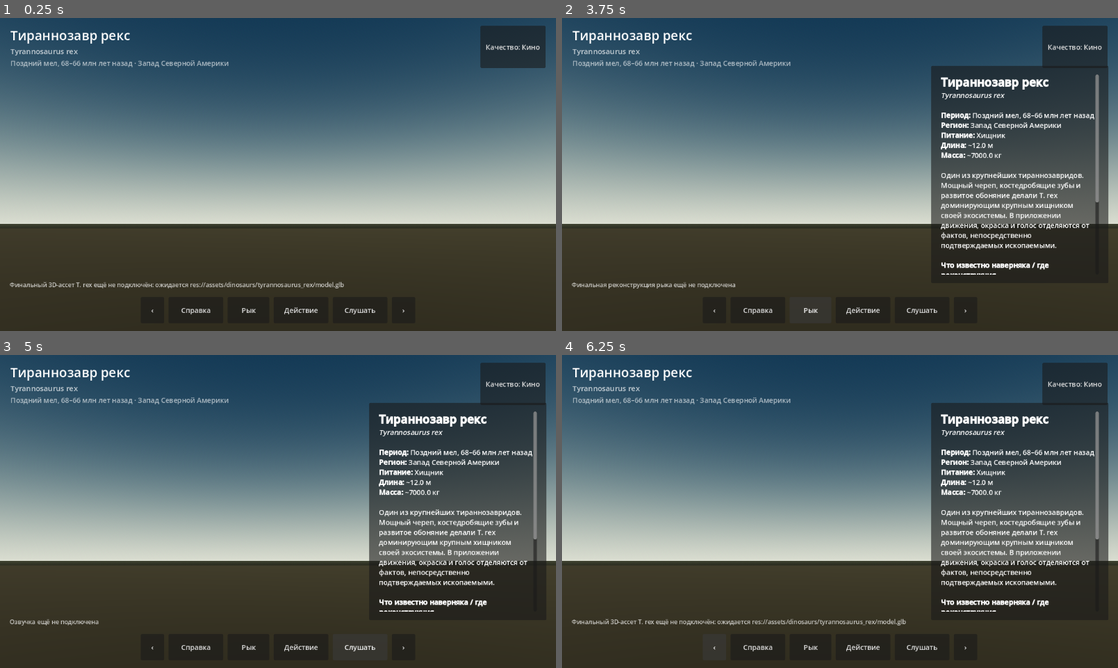
Above: before the commit, frames 1-4 (two rows, left to right).
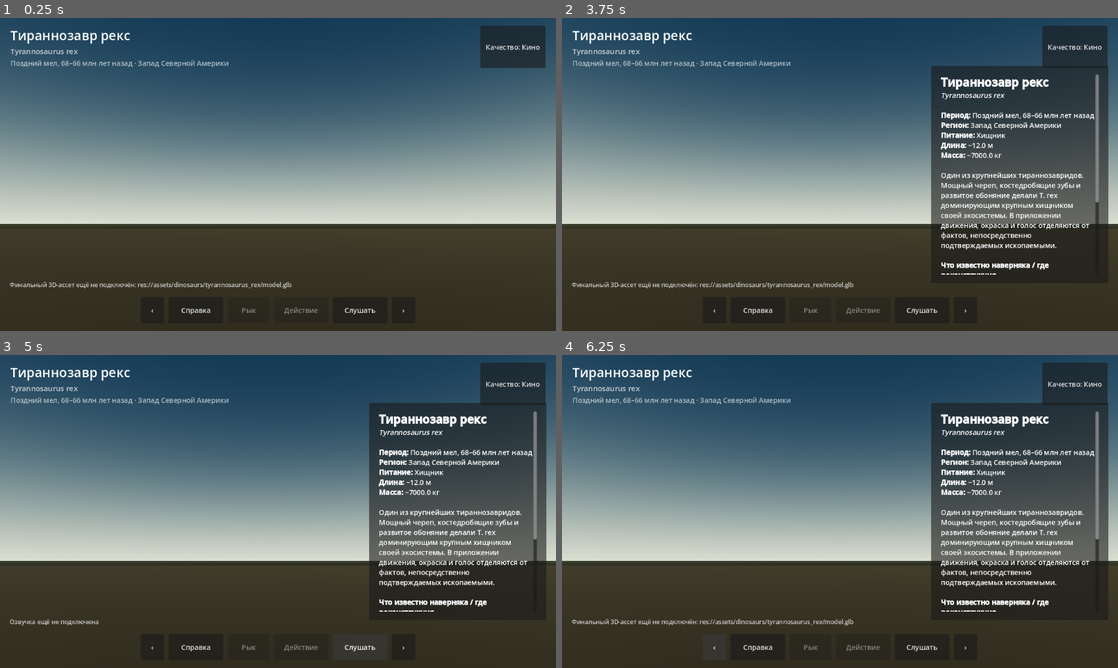
Above: after the commit, the same moments.

Repository: artemkz147-ship-it/RAZNOE147
Game: Godot game, scene res://scenes/main.tscn
Two runs of this game, one before a commit and one after it. Both use one fixed random seed, a clock stepped at 60 frames per second and the inputs below.
Inputs (mouse positions are in pixels of both pictures, inside the frame that each line leads up to):
- Up to frame 1 (0.25 s): no input
- Up to frame 2 (3.75 s): click "Качество: Кино" at 0.5 s; click "Качество: Производительность" at 1.25 s; click "Качество: Высокое" at 2 s; click "Справка" at 2.75 s; click (812, 309) at 3.5 s, where only the run before the commit has a clickable "Рык"
- Up to frame 3 (5 s): click "Слушать" at 4.25 s
- Up to frame 4 (6.25 s): click (862, 646) at 5 s, where only the run before the commit has a clickable "Действие"; click "‹" at 5.75 s

The runs differ from the first frame. In frame 1, 0.5% of the frame differs, in the area x 13-62%, y 84-95%; in frame 2, 0.5%; in frame 3, less than 0.1%; in frame 4, 0.5%.

Commit message:
dino: scale creatures to scientific length and gate unsupported actions

Diff:
--- a/scripts/main.gd
+++ b/scripts/main.gd
@@ -25,6 +25,9 @@
 var info_panel: PanelContainer
 var info_text: RichTextLabel
 var quality_button: Button
+var roar_button: Button
+var action_button: Button
+var listen_button: Button
 
 func _ready() -> void:
     dinosaur_controller = DinosaurControllerScript.new()
@@ -61,10 +64,11 @@
     _load_environment(str(current_data.get("environment_path", "")))
     _load_actor(str(current_data.get("model_path", "")))
     _load_audio()
+    _refresh_action_controls()
 
 func _load_actor(path: String) -> void:
     if path.is_empty() or not ResourceLoader.exists(path):
-        _set_status("Финальный 3D-ассет T. rex ещё не подключён: ожидается %s" % path)
+        _set_status("Финальный 3D-ассет ещё не подключён: %s" % path)
         return
     var packed := load(path) as PackedScene
     if packed == null:
@@ -72,13 +76,24 @@
         return
     current_actor = packed.instantiate() as Node3D
     dinosaur_slot.add_child(current_actor)
+    _apply_scientific_scale(current_actor)
     dinosaur_controller.attach(current_actor, current_data.get("animations", {}))
     _fit_camera_to_actor(current_actor)
     _set_status("Проведи пальцем, чтобы осмотреть динозавра")
 
+func _apply_scientific_scale(actor: Node3D) -> void:
+    var target_length := float(current_data.get("length_m", 0.0))
+    if target_length <= 0.0:
+        return
+    var bounds := _combined_aabb(actor)
+    var source_length := maxf(bounds.size.x, maxf(bounds.size.y, bounds.size.z))
+    if source_length <= 0.001:
+        return
+    var factor := target_length / source_length
+    actor.scale *= Vector3.ONE * factor
+
 func _load_environment(path: String) -> void:
     if path.is_empty() or not ResourceLoader.exists(path):
-        _set_status("Среда обитания ожидает финальный GLB-ассет")
         return
     var packed := load(path) as PackedScene
     if packed != null:
@@ -90,8 +105,9 @@
     if bounds.size.length() <= 0.01:
         camera_rig.call("reset_view")
         return
-    var center := actor.to_global(bounds.get_center())
-    var radius: float = maxf(bounds.size.x, maxf(bounds.size.y, bounds.size.z)) * 0.5
+    var global_bounds: AABB = actor.global_transform * bounds
+    var center := global_bounds.get_center()
+    var radius: float = maxf(global_bounds.size.x, maxf(global_bounds.size.y, global_bounds.size.z)) * 0.5
     camera_rig.call("focus_target", center, maxf(radius, 1.0))
 
 func _combined_aabb(root: Node3D) -> AABB:
@@ -113,8 +129,10 @@
     return result
 
 func _clear_loaded_scene() -> void:
-    if is_instance_valid(current_actor): current_actor.queue_free()
-    if is_instance_valid(current_environment): current_environment.queue_free()
+    if is_instance_valid(current_actor):
+        current_actor.queue_free()
+    if is_instance_valid(current_environment):
+        current_environment.queue_free()
     current_actor = null
     current_environment = null
     ambience_player.stop()
@@ -125,7 +143,8 @@
     _assign_stream(ambience_player, str(current_data.get("ambience_path", "")))
     _assign_stream(narration_player, str(current_data.get("narration_path", "")))
     _assign_stream(roar_player, str(current_data.get("roar_path", "")))
-    if ambience_player.stream != null: ambience_player.play()
+    if ambience_player.stream != null:
+        ambience_player.play()
 
 func _assign_stream(player: Node, path: String) -> void:
     if path.is_empty() or not ResourceLoader.exists(path):
@@ -134,67 +153,183 @@
     player.set("stream", load(path))
 
 func _build_runtime_audio() -> void:
-    ambience_player = AudioStreamPlayer.new(); ambience_player.volume_db = -12.0; add_child(ambience_player)
-    narration_player = AudioStreamPlayer.new(); narration_player.volume_db = -2.0; add_child(narration_player)
-    roar_player = AudioStreamPlayer3D.new(); roar_player.volume_db = 0.0; roar_player.max_distance = 45.0; dinosaur_slot.add_child(roar_player)
+    ambience_player = AudioStreamPlayer.new()
+    ambience_player.volume_db = -12.0
+    add_child(ambience_player)
+    narration_player = AudioStreamPlayer.new()
+    narration_player.volume_db = -2.0
+    add_child(narration_player)
+    roar_player = AudioStreamPlayer3D.new()
+    roar_player.volume_db = 0.0
+    roar_player.max_distance = 45.0
+    dinosaur_slot.add_child(roar_player)
 
 func _build_ui() -> void:
-    var root := Control.new(); root.set_anchors_and_offsets_preset(Control.PRESET_FULL_RECT); root.mouse_filter = Control.MOUSE_FILTER_PASS; ui_layer.add_child(root)
-    var top := MarginContainer.new(); top.set_anchors_preset(Control.PRESET_TOP_WIDE); top.offset_left = 24; top.offset_top = 18; top.offset_right = -24; top.offset_bottom = 110; root.add_child(top)
-    var header := HBoxContainer.new(); header.add_theme_constant_override("separation", 12); top.add_child(header)
-    var titles := VBoxContainer.new(); titles.size_flags_horizontal = Control.SIZE_EXPAND_FILL; header.add_child(titles)
-    name_label = Label.new(); name_label.add_theme_font_size_override("font_size", 30); titles.add_child(name_label)
-    latin_label = Label.new(); latin_label.modulate = Color(1,1,1,0.72); latin_label.add_theme_font_size_override("font_size", 17); titles.add_child(latin_label)
-    era_label = Label.new(); era_label.modulate = Color(1,1,1,0.62); titles.add_child(era_label)
-    quality_button = Button.new(); quality_button.text = "Качество: %s" % _quality_label(quality_manager.current_preset); quality_button.custom_minimum_size = Vector2(150, 48); quality_button.pressed.connect(_cycle_quality); header.add_child(quality_button)
-    var controls := HBoxContainer.new(); controls.set_anchors_preset(Control.PRESET_BOTTOM_WIDE); controls.offset_left = 20; controls.offset_right = -20; controls.offset_top = -78; controls.offset_bottom = -18; controls.alignment = BoxContainer.ALIGNMENT_CENTER; controls.add_theme_constant_override("separation", 10); root.add_child(controls)
+    var root := Control.new()
+    root.set_anchors_and_offsets_preset(Control.PRESET_FULL_RECT)
+    root.mouse_filter = Control.MOUSE_FILTER_PASS
+    ui_layer.add_child(root)
+
+    var top := MarginContainer.new()
+    top.set_anchors_preset(Control.PRESET_TOP_WIDE)
+    top.offset_left = 24
+    top.offset_top = 18
+    top.offset_right = -24
+    top.offset_bottom = 110
+    root.add_child(top)
+
+    var header := HBoxContainer.new()
+    header.add_theme_constant_override("separation", 12)
+    top.add_child(header)
+    var titles := VBoxContainer.new()
+    titles.size_flags_horizontal = Control.SIZE_EXPAND_FILL
+    header.add_child(titles)
+    name_label = Label.new()
+    name_label.add_theme_font_size_override("font_size", 30)
+    titles.add_child(name_label)
+    latin_label = Label.new()
+    latin_label.modulate = Color(1, 1, 1, 0.72)
+    latin_label.add_theme_font_size_override("font_size", 17)
+    titles.add_child(latin_label)
+    era_label = Label.new()
+    era_label.modulate = Color(1, 1, 1, 0.62)
+    titles.add_child(era_label)
+
+    quality_button = Button.new()
+    quality_button.text = "Качество: %s" % _quality_label(quality_manager.current_preset)
+    quality_button.custom_minimum_size = Vector2(150, 48)
+    quality_button.pressed.connect(_cycle_quality)
+    header.add_child(quality_button)
+
+    var controls := HBoxContainer.new()
+    controls.set_anchors_preset(Control.PRESET_BOTTOM_WIDE)
+    controls.offset_left = 20
+    controls.offset_right = -20
+    controls.offset_top = -78
+    controls.offset_bottom = -18
+    controls.alignment = BoxContainer.ALIGNMENT_CENTER
+    controls.add_theme_constant_override("separation", 10)
+    root.add_child(controls)
+
     _add_button(controls, "‹", func(): _show_dinosaur(current_index - 1), 54)
     _add_button(controls, "Справка", _toggle_info, 126)
-    _add_button(controls, "Рык", _roar, 96)
-    _add_button(controls, "Действие", _action, 126)
-    _add_button(controls, "Слушать", _narrate, 126)
+    roar_button = _add_button(controls, "Рык", _roar, 96)
+    action_button = _add_button(controls, "Действие", _action, 126)
+    listen_button = _add_button(controls, "Слушать", _narrate, 126)
     _add_button(controls, "›", func(): _show_dinosaur(current_index + 1), 54)
-    status_label = Label.new(); status_label.set_anchors_preset(Control.PRESET_BOTTOM_LEFT); status_label.offset_left = 22; status_label.offset_top = -116; status_label.offset_right = 760; status_label.offset_bottom = -84; status_label.modulate = Color(1,1,1,0.72); status_label.add_theme_font_size_override("font_size", 14); root.add_child(status_label)
-    info_panel = PanelContainer.new(); info_panel.set_anchors_preset(Control.PRESET_CENTER_RIGHT); info_panel.offset_left = -430; info_panel.offset_top = -250; info_panel.offset_right = -22; info_panel.offset_bottom = 250; info_panel.visible = false; root.add_child(info_panel)
-    var margin := MarginContainer.new(); margin.add_theme_constant_override("margin_left", 22); margin.add_theme_constant_override("margin_top", 20); margin.add_theme_constant_override("margin_right", 22); margin.add_theme_constant_override("margin_bottom", 20); info_panel.add_child(margin)
-    info_text = RichTextLabel.new(); info_text.bbcode_enabled = true; info_text.scroll_active = true; margin.add_child(info_text)
-
-func _add_button(parent: Container, text: String, callback: Callable, width: float) -> void:
-    var button := Button.new(); button.text = text; button.custom_minimum_size = Vector2(width, 54); button.pressed.connect(callback); parent.add_child(button)
+
+    status_label = Label.new()
+    status_label.set_anchors_preset(Control.PRESET_BOTTOM_LEFT)
+    status_label.offset_left = 22
+    status_label.offset_top = -116
+    status_label.offset_right = 760
+    status_label.offset_bottom = -84
+    status_label.modulate = Color(1, 1, 1, 0.72)
+    status_label.add_theme_font_size_override("font_size", 14)
+    root.add_child(status_label)
+
+    info_panel = PanelContainer.new()
+    info_panel.set_anchors_preset(Control.PRESET_CENTER_RIGHT)
+    info_panel.offset_left = -430
+    info_panel.offset_top = -250
+    info_panel.offset_right = -22
+    info_panel.offset_bottom = 250
+    info_panel.visible = false
+    root.add_child(info_panel)
+    var margin := MarginContainer.new()
+    margin.add_theme_constant_override("margin_left", 22)
+    margin.add_theme_constant_override("margin_top", 20)
+    margin.add_theme_constant_override("margin_right", 22)
+    margin.add_theme_constant_override("margin_bottom", 20)
+    info_panel.add_child(margin)
+    info_text = RichTextLabel.new()
+    info_text.bbcode_enabled = true
+    info_text.scroll_active = true
+    margin.add_child(info_text)
+
+func _add_button(parent: Container, text: String, callback: Callable, width: float) -> Button:
+    var button := Button.new()
+    button.text = text
+    button.custom_minimum_size = Vector2(width, 54)
+    button.pressed.connect(callback)
+    parent.add_child(button)
+    return button
 
 func _update_labels() -> void:
-    name_label.text = str(current_data.get("name_ru", "")); latin_label.text = str(current_data.get("scientific_name", "")); era_label.text = "%s · %s" % [current_data.get("period_ru", ""), current_data.get("region_ru", "")]; info_text.text = _build_info_bbcode()
+    name_label.text = str(current_data.get("name_ru", ""))
+    latin_label.text = str(current_data.get("scientific_name", ""))
+    era_label.text = "%s · %s" % [current_data.get("period_ru", ""), current_data.get("region_ru", "")]
+    info_text.text = _build_info_bbcode()
 
 func _build_info_bbcode() -> String:
-    var evidence: Array = current_data.get("evidence_notes", []); var evidence_text := ""
-    for note in evidence: evidence_text += "\n• %s" % str(note)
+    var evidence: Array = current_data.get("evidence_notes", [])
+    var evidence_text := ""
+    for note in evidence:
+        evidence_text += "\n• %s" % str(note)
     return "[font_size=26][b]%s[/b][/font_size]\n[i]%s[/i]\n\n[b]Период:[/b] %s\n[b]Регион:[/b] %s\n[b]Питание:[/b] %s\ …(408 unchanged characters)…
 
-func _toggle_info() -> void: info_panel.visible = not info_panel.visible
+func _refresh_action_controls() -> void:
+    if roar_button != null:
+        roar_button.disabled = not dinosaur_controller.has_action("roar") and roar_player.stream == null
+        roar_button.tooltip_text = "Для этой модели пока нет проверенной анимации/звука рыка" if roar_button.disabled else "Воспроизвести реконструкцию рыка"
+    if action_button != null:
+        var has_supported_action := false
+        var actions: Array = current_data.get("interactive_actions", [])
+        for item in actions:
+            if dinosaur_controller.has_action(str(item)):
+                has_supported_action = true
+                break
+        action_button.disabled = not has_supported_action
+        action_button.tooltip_text = "Доступно только для реально присутствующих анимаций" if action_button.disabled else "Случайное естественное действие"
+
+func _toggle_info() -> void:
+    info_panel.visible = not info_panel.visible
+
 func _roar() -> void:
-    dinosaur_controller.play_action("roar")
-    if roar_player.stream != null: roar_player.play()
-    else: _set_status("Финальная реконструкция рыка ещё не подключена")
+    if dinosaur_controller.has_action("roar"):
+        dinosaur_controller.play_action("roar")
+    if roar_player.stream != null:
+        roar_player.play()
+
 func _action() -> void:
-    var actions: Array = current_data.get("interactive_actions", ["look", "walk", "threat"])
-    if actions.is_empty(): return
-    dinosaur_controller.play_action(str(actions.pick_random()))
+    var actions: Array = current_data.get("interactive_actions", [])
+    var supported: Array[String] = []
+    for item in actions:
+        var action_name := str(item)
+        if dinosaur_controller.has_action(action_name):
+            supported.append(action_name)
+    if supported.is_empty():
+        return
+    dinosaur_controller.play_action(supported.pick_random())
+
 func _narrate() -> void:
     if narration_player.stream != null:
-        if narration_player.playing: narration_player.stop()
-        else: narration_player.play()
+        if narration_player.playing:
+            narration_player.stop()
+        else:
+            narration_player.play()
         return
     if DisplayServer.has_feature(DisplayServer.FEATURE_TEXT_TO_SPEECH):
         var voices := DisplayServer.tts_get_voices_for_language("ru")
         if not voices.is_empty():
-            DisplayServer.tts_stop(); DisplayServer.tts_speak(str(current_data.get("narration_text_ru", "")), voices[0], 70, 1.0, 1.0); return
+            DisplayServer.tts_stop()
+            DisplayServer.tts_speak(str(current_data.get("narration_text_ru", "")), voices[0], 70, 1.0, 1.0)
+            return
     _set_status("Озвучка ещё не подключена")
+
 func _cycle_quality() -> void:
-    var order := ["performance", "high", "cinema"]; var pos := order.find(quality_manager.current_preset); var next_name: String = order[(pos + 1) % order.size()]; quality_manager.apply(next_name); quality_button.text = "Качество: %s" % _quality_label(next_name)
+    var order := ["performance", "high", "cinema"]
+    var pos := order.find(quality_manager.current_preset)
+    var next_name: String = order[(pos + 1) % order.size()]
+    quality_manager.apply(next_name)
+    quality_button.text = "Качество: %s" % _quality_label(next_name)
+
 func _quality_label(name: String) -> String:
     match name:
         "performance": return "Производительность"
         "cinema": return "Кино"
         _: return "Высокое"
+
 func _set_status(message: String) -> void:
-    if status_label != null: status_label.text = message
+    if status_label != null:
+        status_label.text = message
